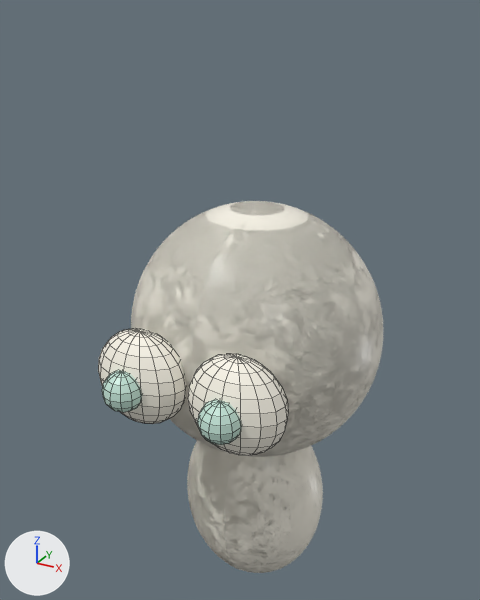
One commit to the Blender file assets/blender/korume.blend: the scene before it, then after it.
Before and after are seen from a 50 mm camera at (1.72, -3.34, 3.84) aimed at (-0.08, -0.06, 2.2). Every picture has the same lights, and +X, +Y and +Z are marked at lower left. The first picture is the older version. Mesh edges are drawn as thin lines on the coarser meshes.

Names of what the first picture shows: 'Body_Head', 'Body_Torso', 'Eye_Iris_R', 'Eyelid_R'.
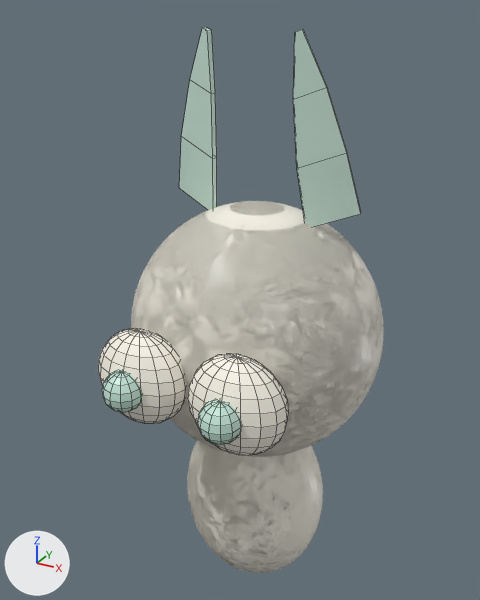
Commit message: feat(mascot): add Korume leaf/wing ears

Edits to the bpy script that builds the scene:
```text
Add mat_mat_ear_jade:
    mat_mat_ear_jade = principled_material('Mat_Ear_Jade')
    mat_mat_ear_jade.base_color = (0.62, 0.82, 0.72)  # pale green #ceeadd
Add me_ear_r:
    me_ear_r.from_pydata([(-0.16, 0.0, 0.0), (0.16, 0.0, 0.0), (-0.09, -0.05, 0.35), (0.19, -0.05, 0.35), (0.01, -0.08, 0.7), (0.19, -0.08, 0.7), (0.12, -0.1, 1.0), (0.16, -0.1, 1.0)], [], [(0, 1, 3, 2), (2, 3, 5, 4), (4, 5, 7, 6)])
    me_ear_r.materials.append(mat_mat_ear_jade)  # pale green #ceeadd
Add ob_ear_r:
    ob_ear_r = bpy.data.objects.new('Ear_R', me_ear_r)
    ob_ear_r.location = (0.45, 0.05, 2.75)
    ob_ear_r.rotation_euler = (0.0, -0.35, 0.25)  # degrees (0, -20, 14)
    _m = ob_ear_r.modifiers.new('Mirror', 'MIRROR')
    _m.mirror_object = ob_body_head
    _m = ob_ear_r.modifiers.new('Solidify', 'SOLIDIFY')
    _m.thickness = 0.03
```

Boxes (x1, y1, x2, y2) around the edits, measured in the pictures (480 x 600 px):
'Ear_R', added (pale green): after (179, 27, 361, 227)
